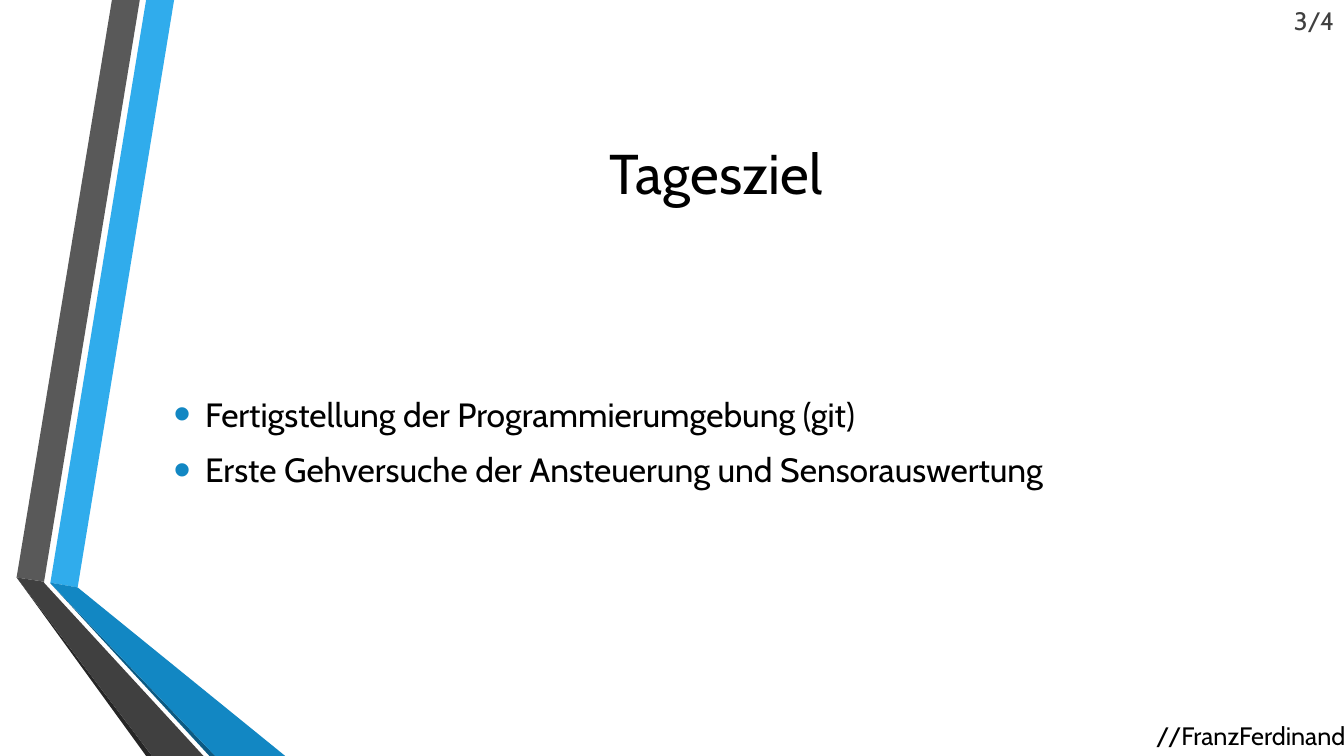
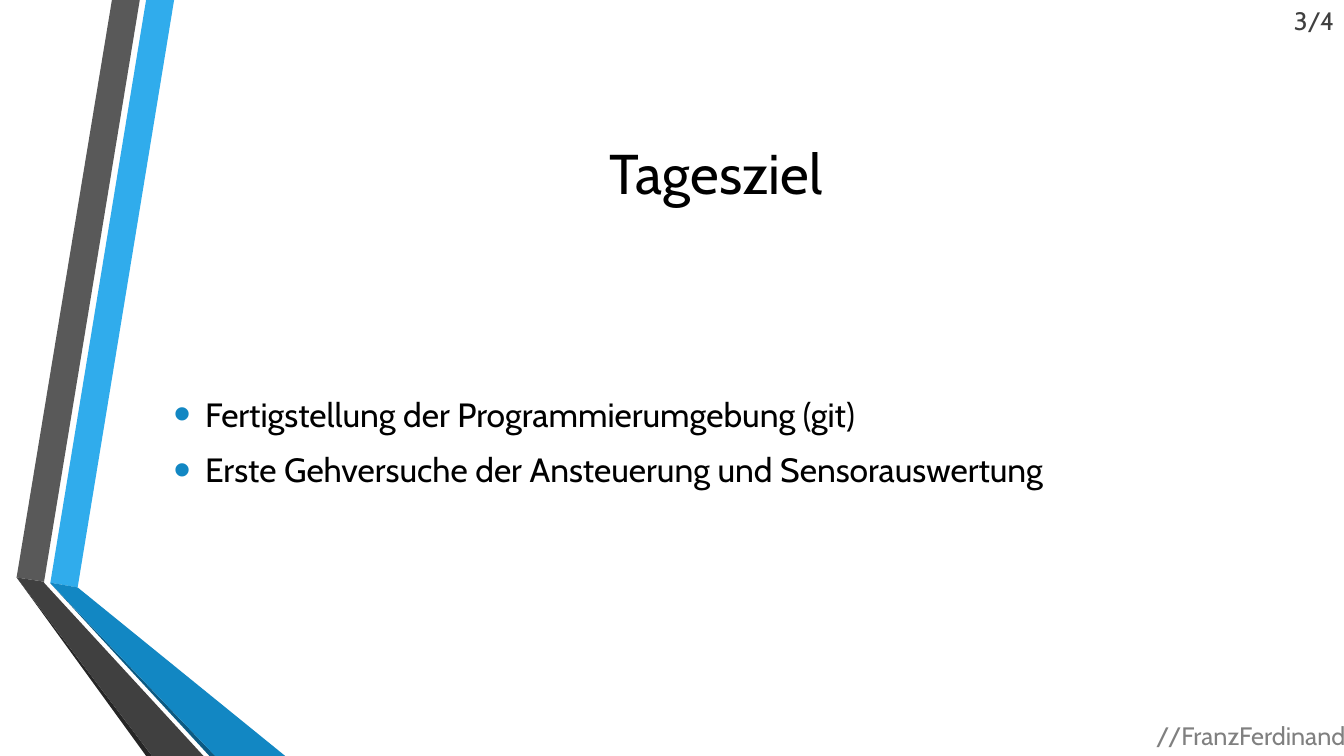
Before and after one commit to Sinnlosvoll/FranzFerdinand, a slide deck: slide 4 of Scrum/18.03.2014.pptm. Drawn at 1344x756 pixels with LibreOffice and Linux fonts; fonts in the diff are those of the drawing; background and template pictures are left out. Boxes give left, top, right and bottom in pixels: in the first picture for what was removed or moved away, otherwise in the second. Text is boxed around its words. In the diff, an @@ line names an element or a change of style, - is before the commit and + after.

```diff
--- a/Scrum/18.03.2014.pptm
+++ b/Scrum/18.03.2014.pptm
@@ text "//FranzFerdinand" at [1156, 726, 1344, 747]: text colour #000000 to #808080 @@
```
Also in this commit, not shown: 4 other slides changed, 7 other files.
